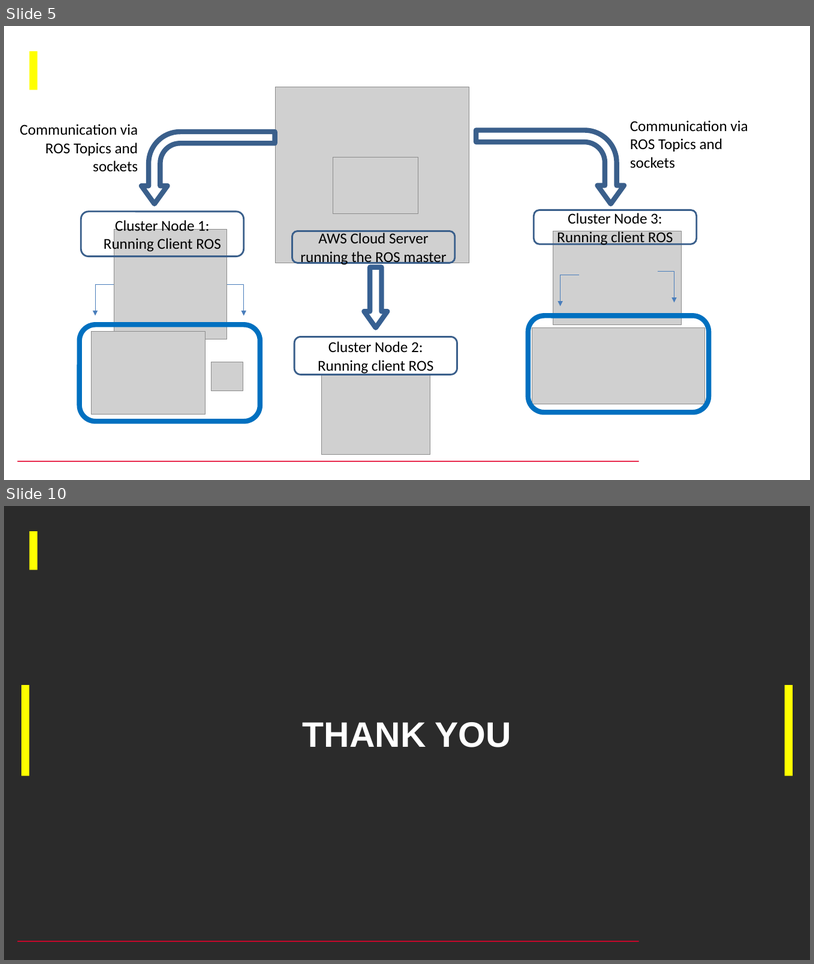
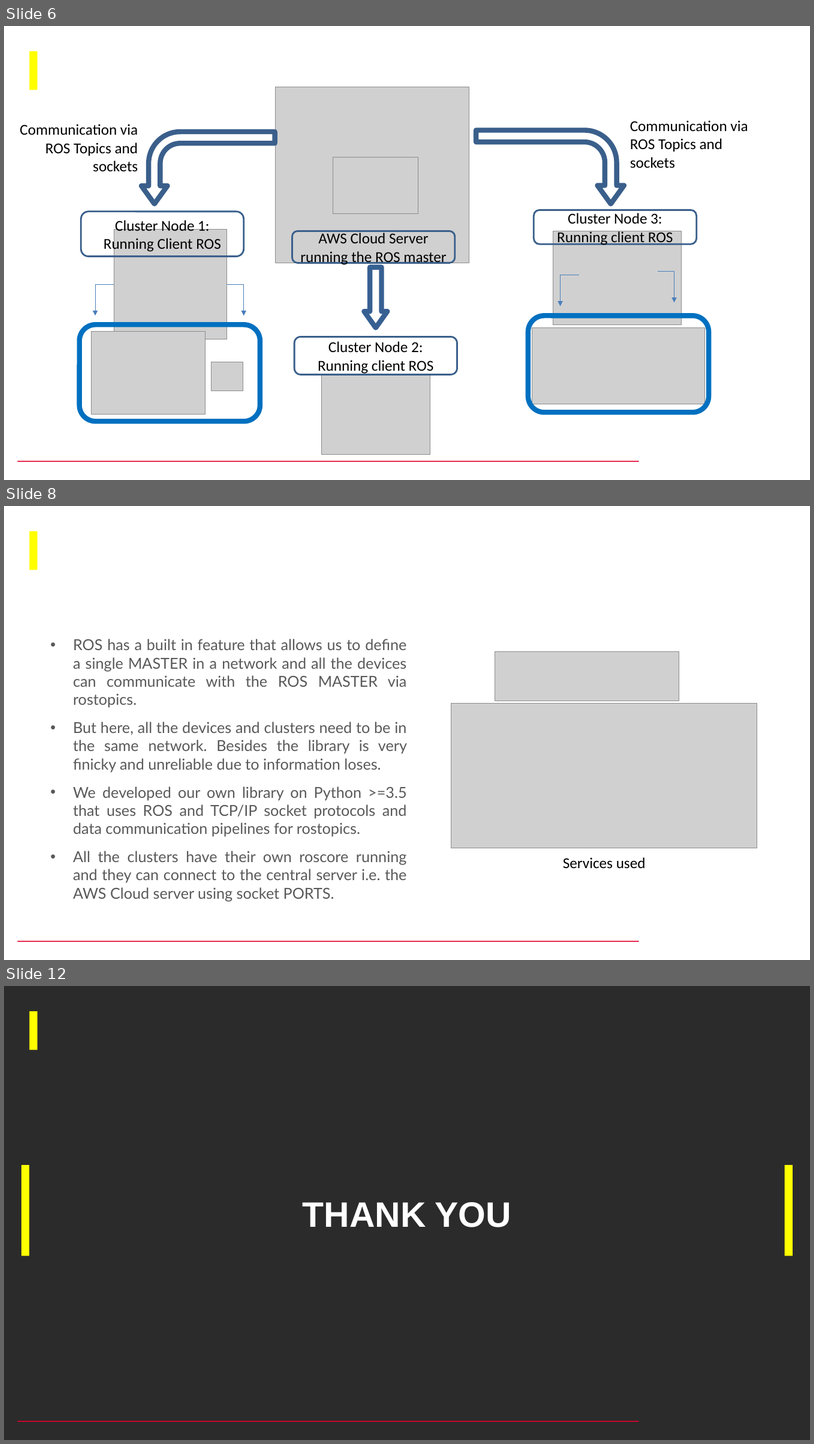
Before and after one commit to swarnabha13/CSCE643_Robotics_and_Spatial_Intelligence, a slide deck: 643 Final project.pptx. Shown one above the other, each under a label of ours: slides 5 and 10 before the commit, slides 6, 8 and 12 after it; the slides between them are not shown. The pictures are 814x964 and 814x1444 pixels, drawn with LibreOffice and Linux fonts; fonts in the diff are those of the drawing; grey boxes stand for pictures; background and template pictures are left out; a plain dark background stands for a picture behind light text. Boxes give left, top, right and bottom in pixels: in the first picture for what was removed or moved away, otherwise in the second. Text is boxed around its words. In the diff, an @@ line names an element or a change of style, - is before the commit and + after.

```diff
--- a/643 Final project.pptx
+++ b/643 Final project.pptx
@@ slide 8 added at bbox=[4, 506, 810, 960], background #FFFFFF; not listed: 2 template elements that a slide beside it also shows @@
@@ text added at bbox=[73, 639, 407, 901], 18 pt, text #595959 @@
+• ROS has a built in feature that allows us to define a single MASTER in a network and all the devices can communicate with the ROS MASTER via rostopics.
+• But here, all the devices and clusters need to be in the same network. Besides the library is very finicky and unreliable due to information loses.
+• We developed our own library on Python >=3.5 that uses ROS and TCP/IP socket protocols and data communication pipelines for rostopics.
+• All the clusters have their own roscore running and they can connect to the central server i.e. the AWS Cloud server using socket PORTS.
@@ title added at bbox=[282, 657, 306, 669], 28 pt, text #FFFFFF, bold @@
+Approach taken and architecture so far
@@ picture added at bbox=[495, 652, 679, 701] @@
@@ picture added at bbox=[452, 703, 758, 848] @@
@@ text added at bbox=[563, 857, 646, 868], 18 pt, text #000000 @@
+Services used
@@ what was slide 5 is now slide 6 @@
@@ what was slide 10 is now slide 12 @@
```
Also in this commit, not shown: 4 slides changed, 3 other slides added, 2 slides removed.
